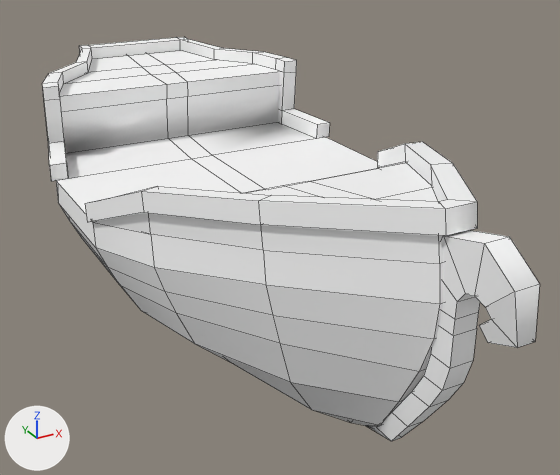
Renders of the FBX model Assets/Game/[M]odels/[M]Ship/shiptest.fbx from each side of a commit.
Before and after are seen from a 50 mm lens placed at (4.72, -5.79, 3.05), pointed at (7.7, -0.37, 0.34). Lighting does not change. The marker at lower left points along +X, +Y and +Z. Mesh edges are drawn as thin lines. Where no turn or scale is listed for an object, it has been applied to the vertices. Vertices at the same position are counted once.

Script lines for the objects in view, before the commit:
```python
me_mesh = bpy.data.meshes.new('Mesh')
me_mesh.from_pydata(...)  # 343 vertices, 347 faces; spans x -1.46..1.46, y -3.05..3.05, z 0.0..2.3
me_mesh.materials.append(mat_mat_game)  # its picture is missing
ob_schip = bpy.data.objects.new('Schip', me_mesh)
ob_schip.location = (7.56, -0.254, -0.73)
```
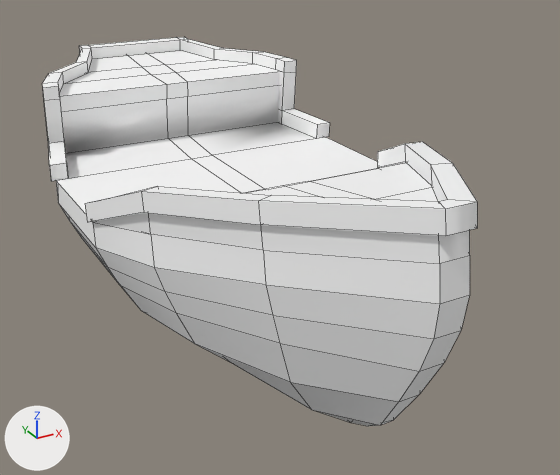
Commit message: no message

Scene script edits in JSON lines:
```json
{"block": "me_mesh", "where": "me_mesh.from_pydata(...)  # 343 vertices, 347 faces; spans x -1.46..1.46, y -3.05..3.05, z 0.0..2.3"}
{"block": "me_mesh", "where": "# used by ob_schip; location = (7.56, -0.254, -0.73)"}
{"block": "me_mesh", "change": "me_mesh part 1: the loose piece of 53 vertices spanning x -0.09..0.1, y -3.05..-1.7, z 0.18..2.11 is deleted"}
```

What differs and where, as boxes [x1, y1, x2, y2] in the pictures (560 x 475 px):
```json
{"object": "Schip", "change": "reshaped", "before": [42, 37, 540, 441], "after": [42, 37, 477, 426], "on screen": "13% narrower"}
{"part": 1, "of": "me_mesh", "change": "deleted", "before": [367, 230, 540, 441]}
```
